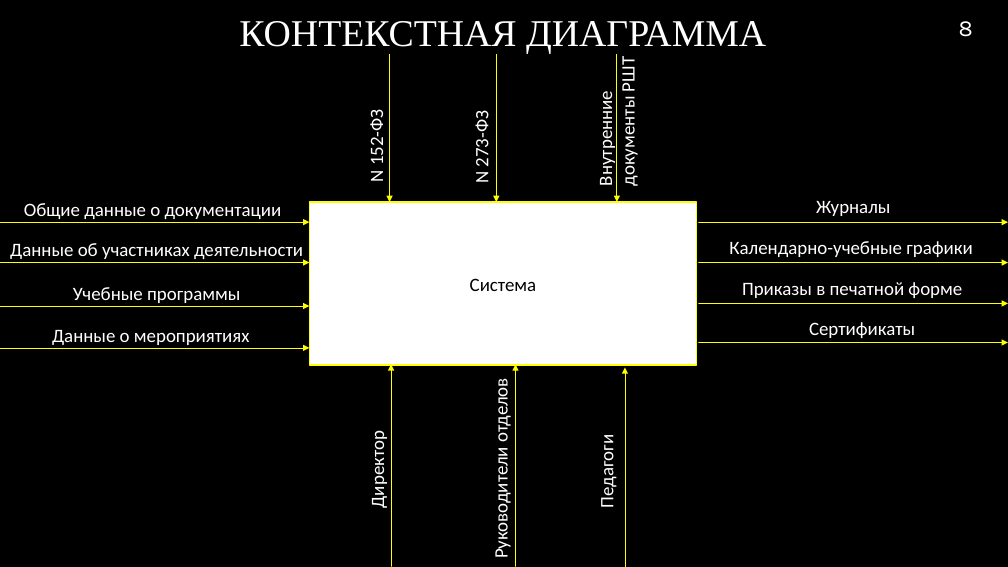
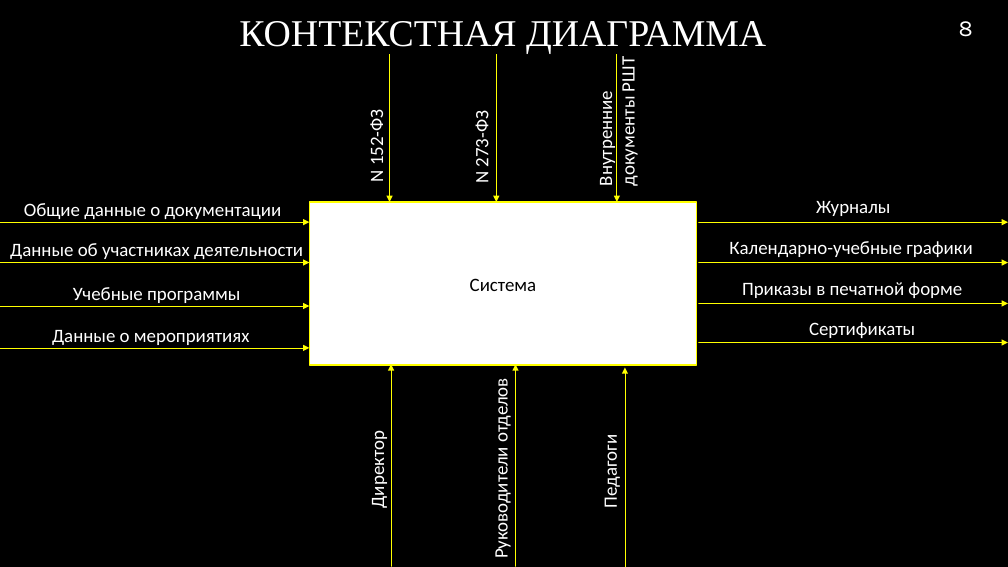
Before and after one commit to RAdKuzur/ASTU, a slide deck: slide 8 of Дипломная работа/Консультации Хоменко/Презентация.pptx. Drawn at 1008x567 pixels with LibreOffice and Linux fonts; fonts in the diff are those of the drawing; background and template pictures are left out. Boxes give left, top, right and bottom in pixels: in the first picture for what was removed or moved away, otherwise in the second. Text is boxed around its words. In the diff, an @@ line names an element or a change of style, - is before the commit and + after.

```diff
--- a/Дипломная работа/Консультации Хоменко/Презентация.pptx
+++ b/Дипломная работа/Консультации Хоменко/Презентация.pptx
@@ text "Педагоги" moved from (x1=595, y1=442, x2=618, y2=507) to (x1=599, y1=442, x2=622, y2=507) @@
```
Also in this commit, not shown: 1 other slide changed, 2 other files.
